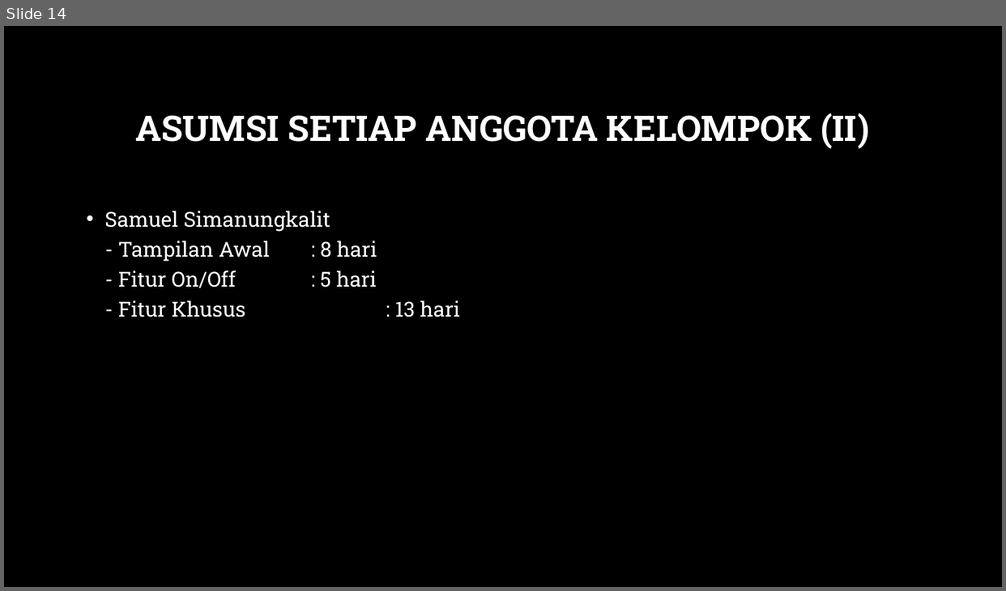
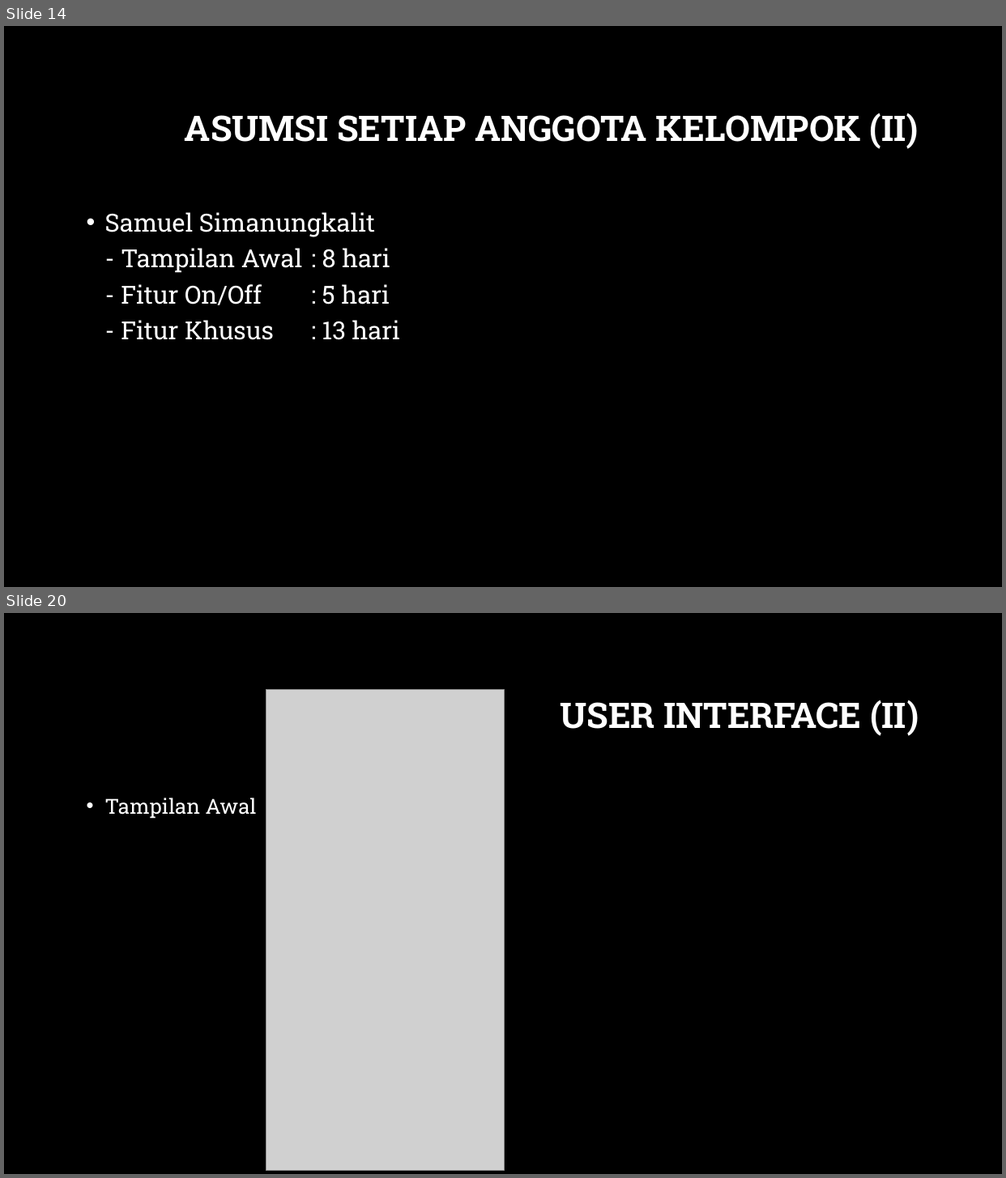
Before and after one commit to davidbezalel/test, a slide deck: bahanPresentasi.pptx. Shown one above the other, each under a label of ours: slide 14 before the commit, slides 14 and 20 after it; the slides between them are not shown. The pictures are 1006x591 and 1006x1178 pixels, drawn with LibreOffice and Linux fonts; fonts in the diff are those of the drawing; grey boxes stand for pictures; background and template pictures are left out. Boxes give left, top, right and bottom in pixels: in the first picture for what was removed or moved away, otherwise in the second. Text is boxed around its words. In the diff, an @@ line names an element or a change of style, - is before the commit and + after.

```diff
--- a/bahanPresentasi.pptx
+++ b/bahanPresentasi.pptx
@@ slide 20 added at [4,613,1002,1174], background picture (left out) @@
@@ picture added at [266,689,504,1171] @@
@@ title added at [560,700,918,736], 34 pt, text #FFFFFF, bold @@
+USER INTERFACE (II)
@@ text added at [105,798,257,819], 20 pt, text #FFFFFF @@
+• Tampilan Awal
@@ slide 14 changed as well @@
@@ title "ASUMSI SETIAP ANGGOTA KELOMPOK (II)" at [185,113,918,149]: alignment centre to right @@
@@ text "Samuel Simanungkalit - Tampilan Awal ..." at [105,212,400,340]: size 20 to 24 pt @@
```
Also in this commit, not shown: 9 other slides changed, 6 other slides added.
